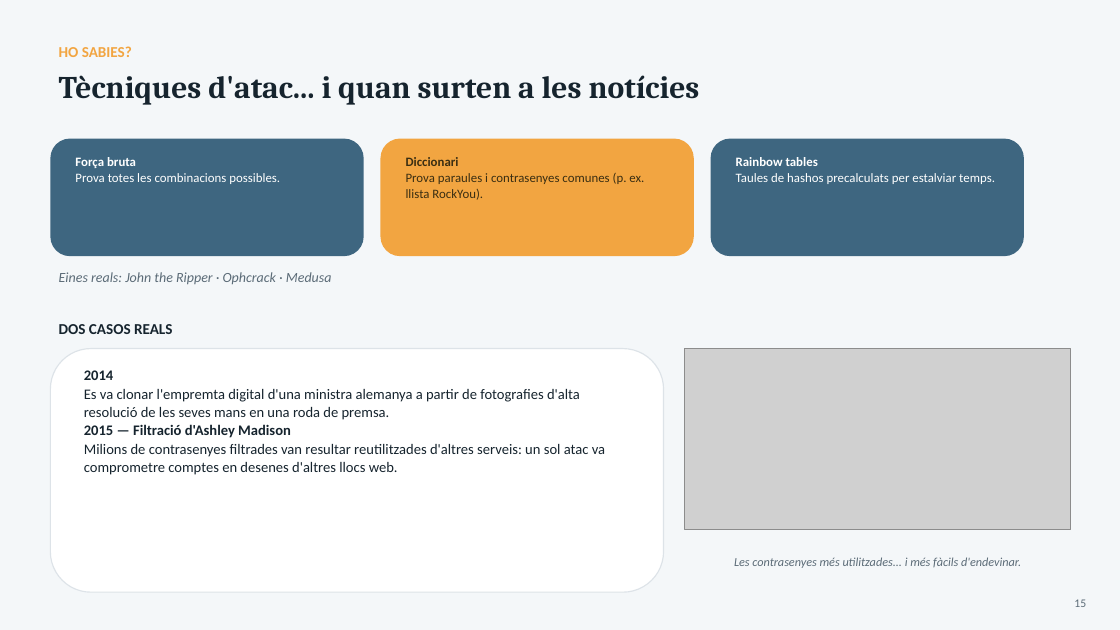
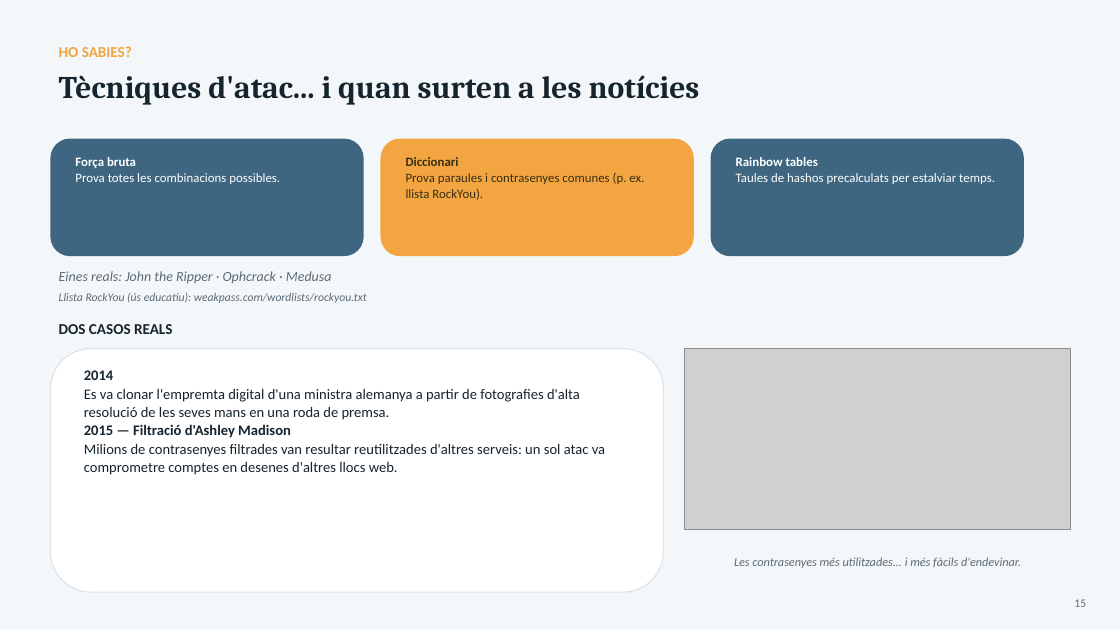
Before and after one commit to joansanchezescudero/SMX_0226_Seguretat_Informatica, a slide deck: slide 15 of RA1 - Seguretat passiva/AA3 - Seguretat logica/RA1_AA3_Seguretat_Logica.pptx. Drawn at 1120x630 pixels with LibreOffice and Linux fonts; fonts in the diff are those of the drawing; grey boxes stand for pictures. Boxes give left, top, right and bottom in pixels: in the first picture for what was removed or moved away, otherwise in the second. Text is boxed around its words. In the diff, an @@ line names an element or a change of style, - is before the commit and + after.

```diff
--- a/RA1 - Seguretat passiva/AA3 - Seguretat logica/RA1_AA3_Seguretat_Logica.pptx
+++ b/RA1 - Seguretat passiva/AA3 - Seguretat logica/RA1_AA3_Seguretat_Logica.pptx
@@ text added at (x1=59, y1=293, x2=367, y2=303), 10 pt, text #5B6B77, italic @@
+Llista RockYou (ús educatiu): weakpass.com/wordlists/rockyou.txt
```
Also in this commit, not shown: 4 other slides changed.
